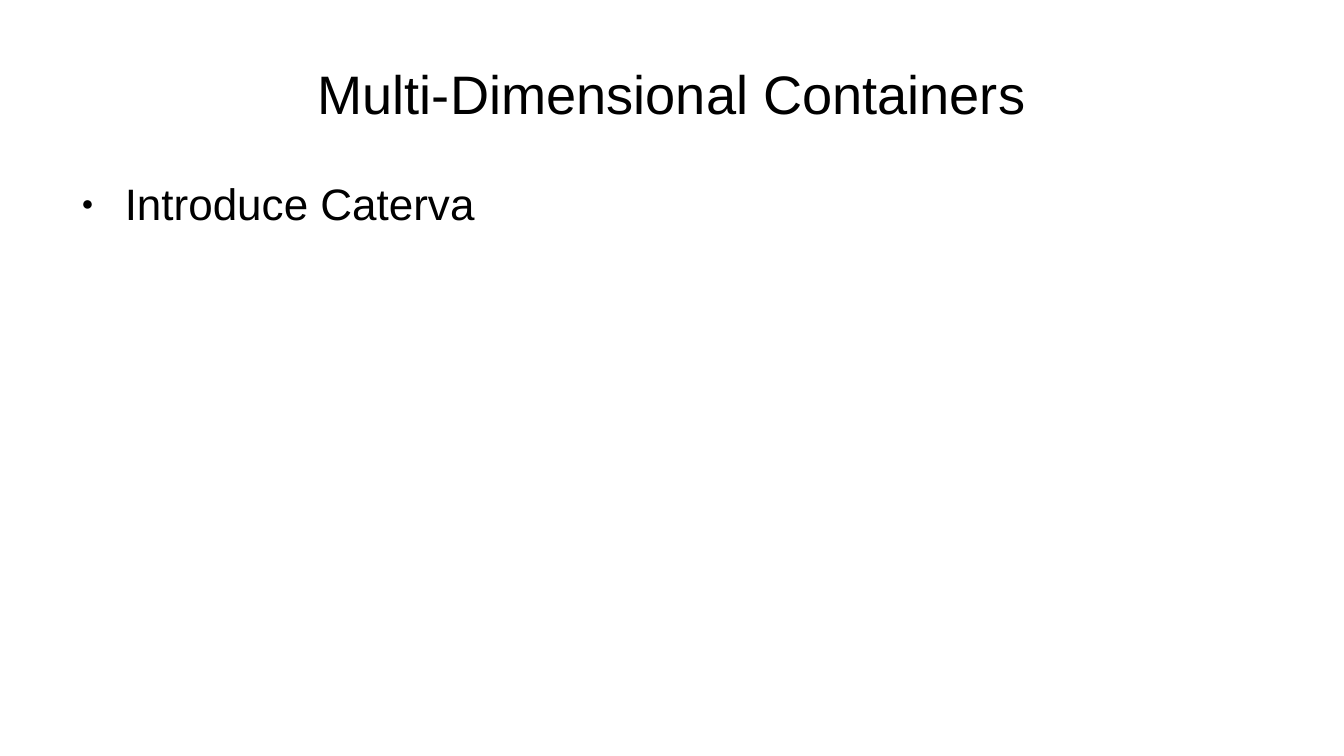
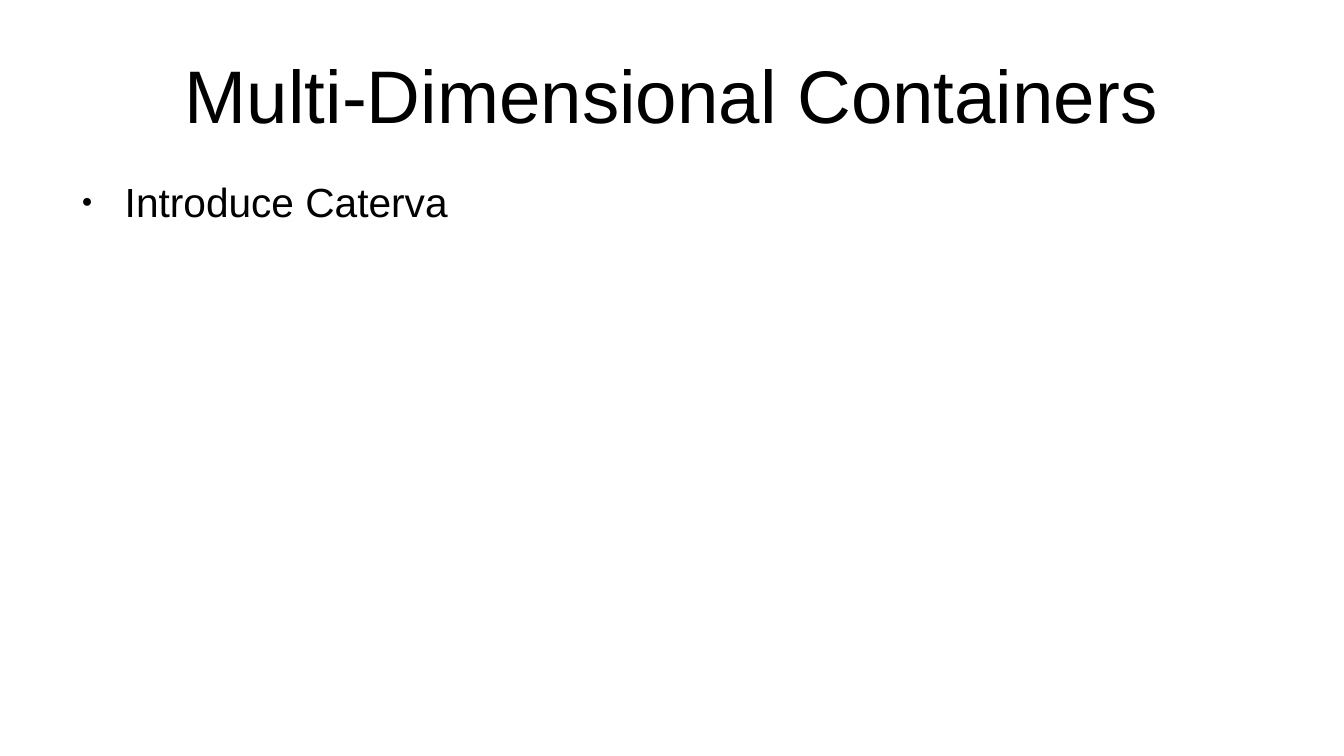
Before and after one commit to inaos/iron-array, a slide deck: slide 11 of decks/pyDataNyc2019.odp. Drawn at 1344x756 pixels with LibreOffice and Linux fonts; fonts in the diff are those of the drawing. Boxes give left, top, right and bottom in pixels: in the first picture for what was removed or moved away, otherwise in the second. Text is boxed around its words. In the diff, an @@ line names an element or a change of style, - is before the commit and + after.

```diff
--- a/decks/pyDataNyc2019.odp
+++ b/decks/pyDataNyc2019.odp
@@ title "Multi-Dimensional Containers" at bbox=[185, 69, 1157, 124]: size 32 to 44 pt @@
@@ text "Introduce Caterva" at bbox=[125, 187, 447, 218]: size 26 to 24 pt @@
```
Also in this commit, not shown: 20 other slides changed, 1 slide added, 1 slide removed, 1 other file.
